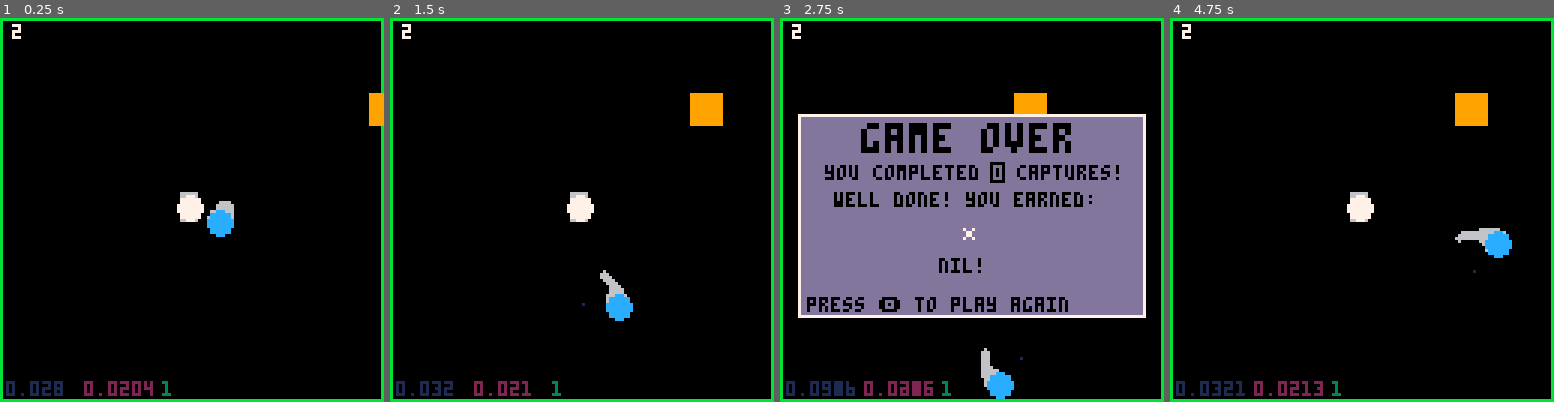
Above: before the commit, frames 1-4 (left to right).
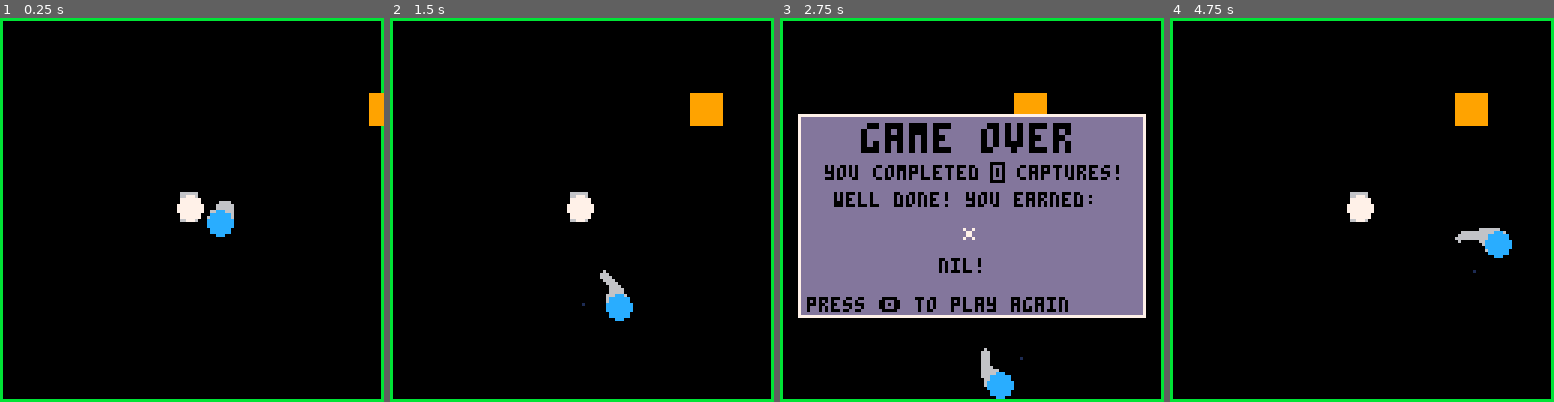
Above: after the commit, the same moments.

Repository: brettski/pico-8
Game: PICO-8 cartridge pivotpico.p8
The game is run twice, just before and just after one commit, with the same random seed, the same clock (stepped at 60 frames per second) and the same inputs.
Inputs:
- Up to frame 1 (0.25 s): no input
- Up to frame 2 (1.5 s): tap X (X key) at 0.33, 1.07 s; tap O (Z key) at 0.7 s
- Up to frame 3 (2.75 s): tap O (Z key) at 1.7, 2.1, 2.5 s; tap X (X key) at 1.85 s
- Up to frame 4 (4.75 s): tap O (Z key) every 0.4 s from 2.9 to 4.5 s; tap X (X key) at 2.97, 4.08 s

The runs differ from the first frame. In frame 1, 0.8% of the frame differs, in the area x 1-45%, y 1-99%; in frame 2, 0.7%; in frame 3, 0.9%; in frame 4, 0.8%.

Commit message:
gather all debug prints, etc. and wrap them

Diff:
--- a/pivotpico.p8
+++ b/pivotpico.p8
@@ -19,16 +19,20 @@
 function _draw()
 _drw()
 
-print(stat(1),2,121,1)
-print(stat(2),28,121,2)
-print(#enemy,54,121,3)
-color()
---pset(63,63,8)
+	if isdbg then
+		print(stat(1),2,121,1)
+		print(stat(2),28,121,2)
+		print(#enemy,54,121,3)
+	 print(p.rs,4,2,7)
+		pset(63,63,8)
+	 color()
+	end
 end
 -->8
 --init
 
 function set_globals()
+ isdbg=false
  t=0
  p={} --player
  pdot={} --point dot
@@ -63,7 +67,6 @@
   local spidx=flr(log10(score))+1
   print("\^w\^t"..score,scxpos[spidx],scypos,6)
   p:draw()
-  print(p.rs,4,2,7)
   rect(0,0,127,127,borderc) --border
   borderc=boardercd
   pdot:draw()
